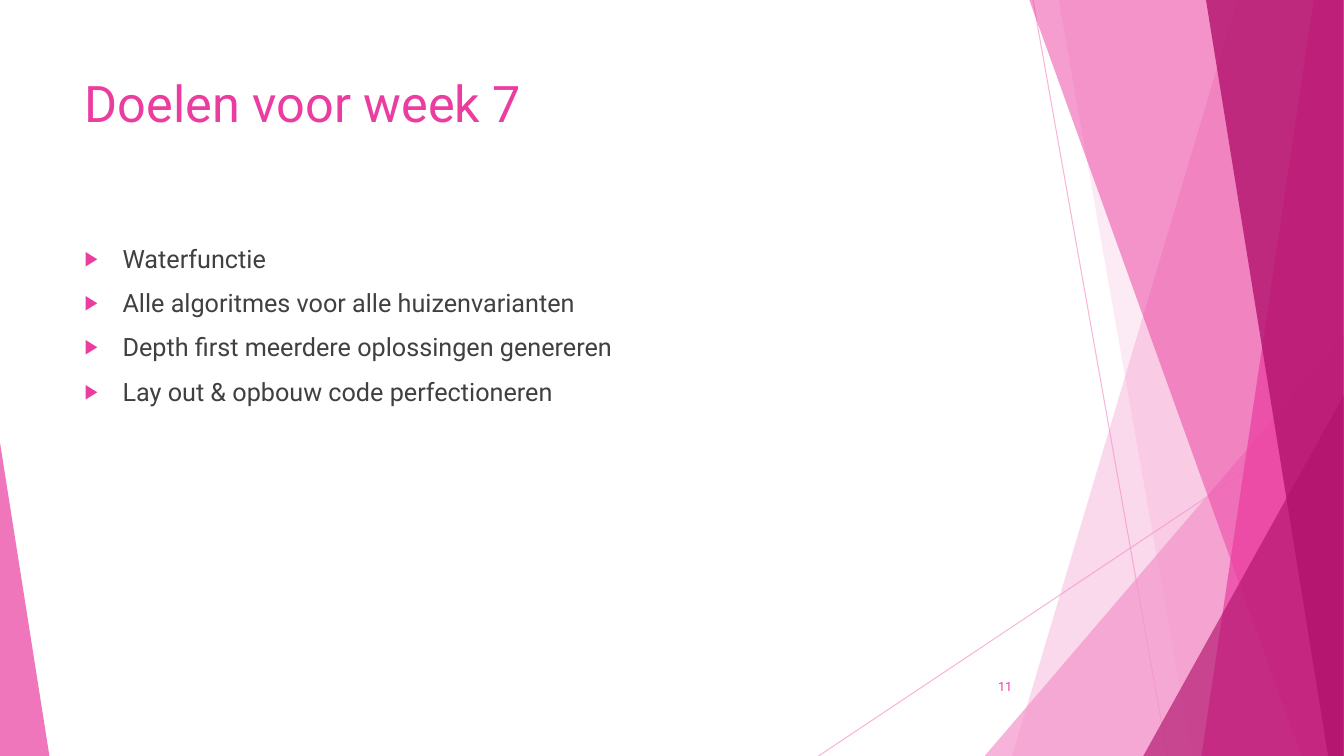
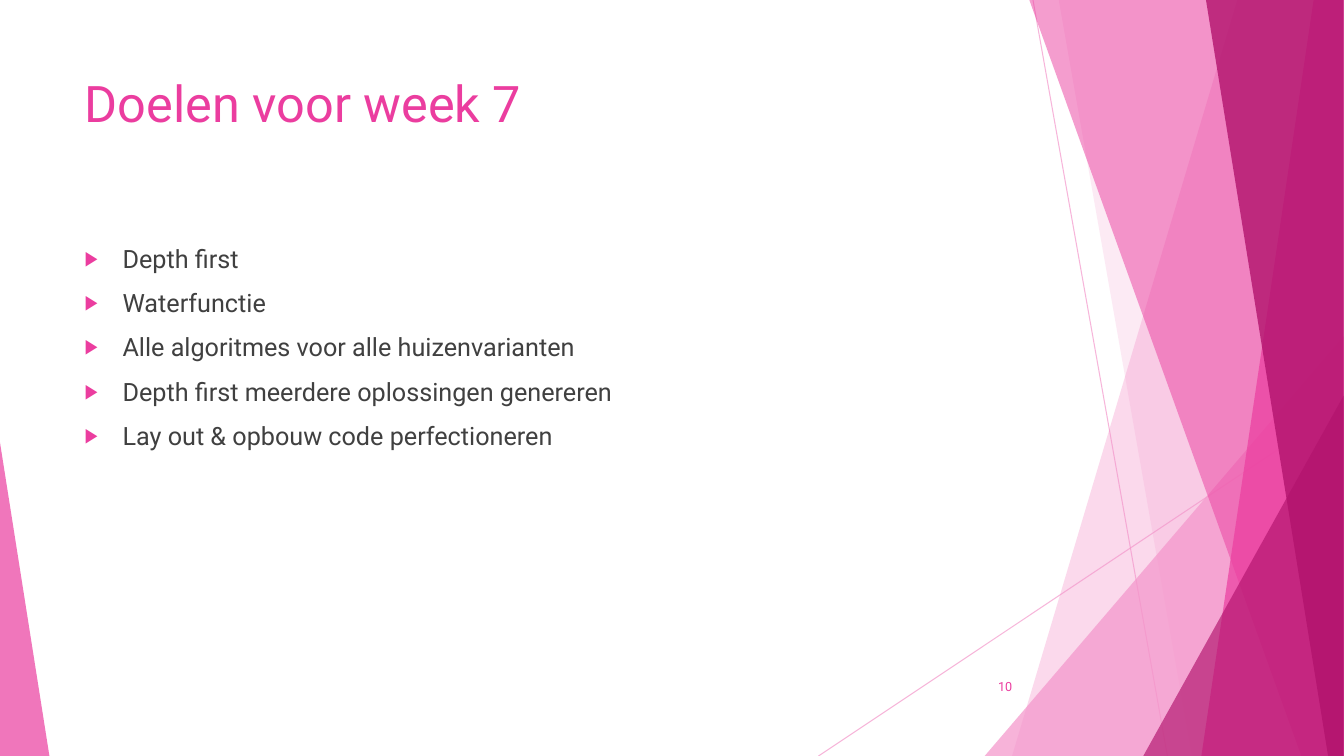
Before and after one commit to corne12345/Lekker-oke-, a slide deck: slide 10 of powerpoints/Amstelhaege PP 4.pptx (slide 11 before the commit). Drawn at 1344x756 pixels with LibreOffice and Linux fonts; fonts in the diff are those of the drawing. Boxes give left, top, right and bottom in pixels: in the first picture for what was removed or moved away, otherwise in the second. Text is boxed around its words. In the diff, an @@ line names an element or a change of style, - is before the commit and + after.

```diff
--- a/powerpoints/Amstelhaege PP 4.pptx
+++ b/powerpoints/Amstelhaege PP 4.pptx
@@ text at <box>123,249,239,273</box>: paragraph added @@
+▶ Depth first
@@ page number at <box>998,682,1012,691</box>: text changed @@
-11
+10
```
Also in this commit, not shown: 2 other slides changed, 1 slide removed, 2 other files.
